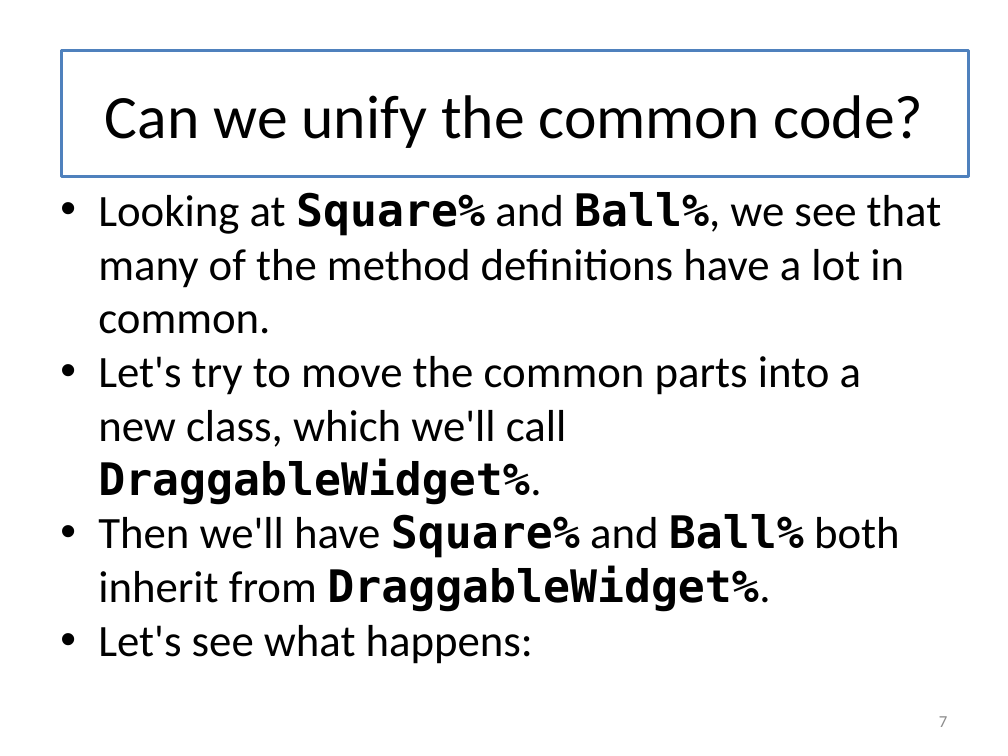
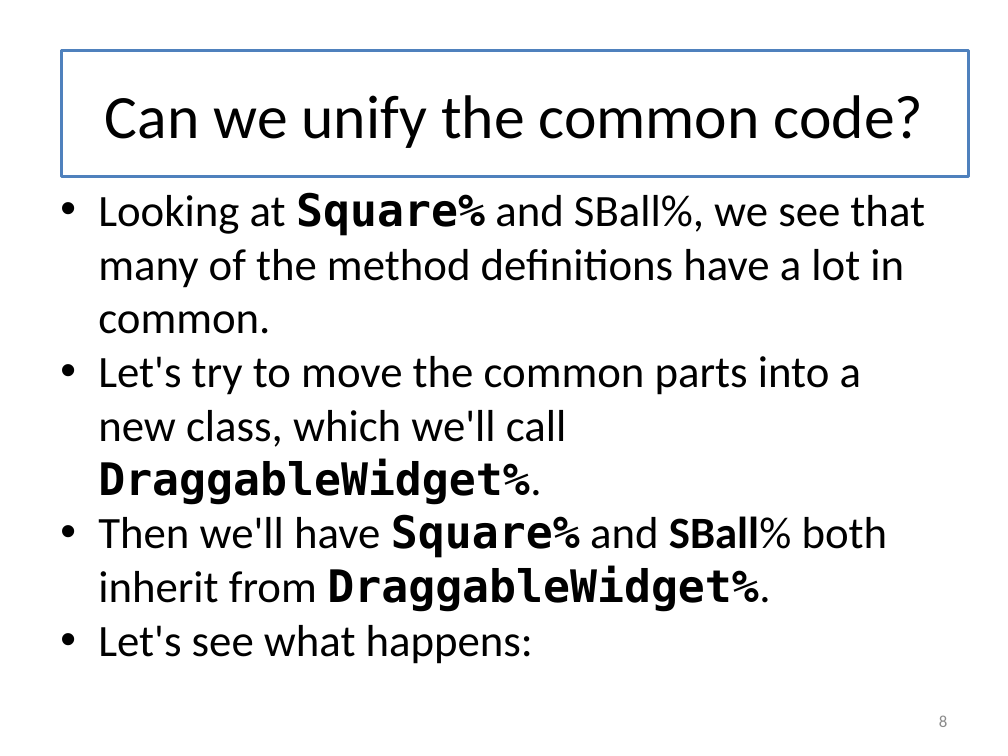
Before and after one commit to mwand/cs5010f16, a slide deck: slide 8 of Slides/Lesson 11.2 Using Inheritance to Share Implementations.pptx (slide 7 before the commit). Drawn at 1008x756 pixels with LibreOffice and Linux fonts; fonts in the diff are those of the drawing. Boxes give left, top, right and bottom in pixels: in the first picture for what was removed or moved away, otherwise in the second. Text is boxed around its words. In the diff, an @@ line names an element or a change of style, - is before the commit and + after.

```diff
--- a/Slides/Lesson 11.2 Using Inheritance to Share Implementations.pptx
+++ b/Slides/Lesson 11.2 Using Inheritance to Share Implementations.pptx
@@ text at [98,192,925,334]: text changed @@
-• Looking at Square% and Ball%, we see that many of the method definitions have a lot in common.
+• Looking at Square% and SBall%, we see that many of the method definitions have a lot in common.
@@ text at [98,514,888,612]: text changed @@
-• Then we'll have Square% and Ball% both inherit from DraggableWidget%.
+• Then we'll have Square% and SBall% both inherit from DraggableWidget%.
@@ page number at [939,715,947,727]: text changed @@
-7
+8
```
Also in this commit, not shown: 20 other slides changed, 1 slide added, 14 other files.
